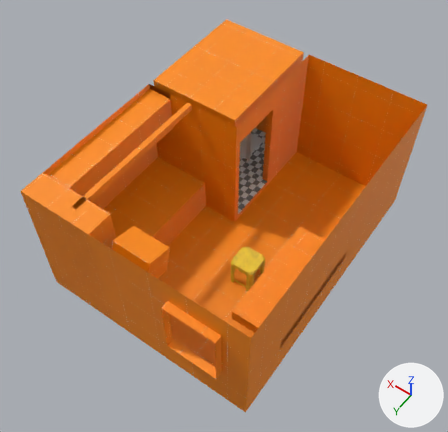
The Blender file assets/scenes/room/model/room.blend as it was, and as the next commit left it.
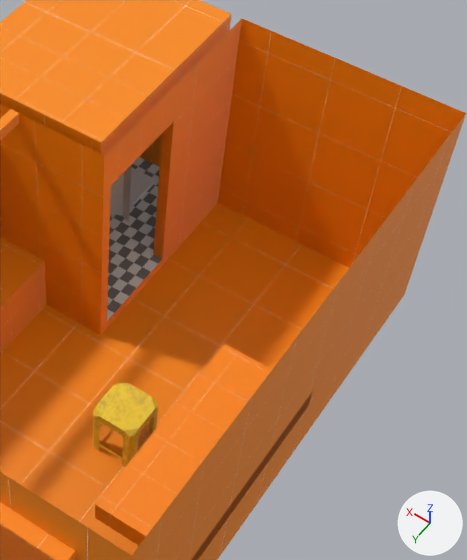
Each version appears first whole from a 50 mm camera at (-17.87, 26.55, 41.72) aimed at (-0.87, 2.75, 4.31), and next in a close-up on the part from 41% to 96% of the width and 10% to 79% of the height. Every picture has the same lights, and +X, +Y and +Z are marked at lower right.

Script lines for the objects in view, before the commit:
```python
me_cube_002 = bpy.data.meshes.new('Cube.002')
me_cube_002.from_pydata(...)  # a box spanning x -4.0..1.0, y -10.0..1.0, z -1.0..2.0
me_cube_002.materials.append(mat_dev)  # picture img_texture_02_png
me_plane_005 = bpy.data.meshes.new('Plane.005')
me_plane_005.from_pydata(...)  # 20 vertices, 9 faces; spans x -0.7..5.0, y -9.0..0.4, z -0.1..0.1
me_plane_007 = bpy.data.meshes.new('Plane.007')
me_plane_007.from_pydata(...)  # 104 vertices, 69 faces; spans x -1.0..1.0, y -1.0..1.0, z -2.6..0.0
me_plane_007.materials.append(mat_material_001)  # picture img_plastic_yellow_png
ob_bed = bpy.data.objects.new('Bed', me_cube_002)
ob_bed.location = (7.0, 10.0, 1.0)
ob_curtain_col = bpy.data.objects.new('Curtain-col', me_plane_005)
ob_curtain_col.location = (3.0, -5.7, 10.0)
ob_curtain_col.rotation_euler = (1.571, 0.0, 0.0)  # degrees (90, 0, 0)
ob_plane_001 = bpy.data.objects.new('Plane.001', me_plane_007)
ob_plane_001.location = (-4.0, 4.0, 2.6)
# also in view: 'Room-col.001' at (-1.0, 1.8, 5.5); 'Room-col' at (4.0, -5.0, 5.5); 'Desk-col' at (-8.0, 4.5, 3.5); 'Toilet' at (5.0, -8.0, -0.3)
```
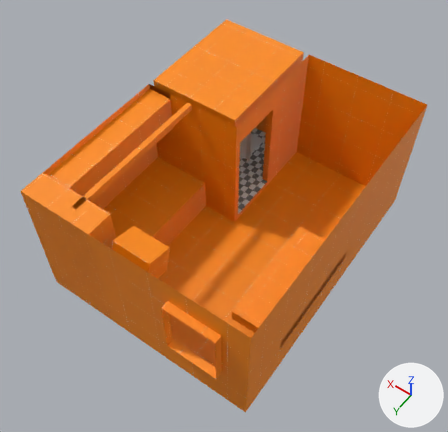
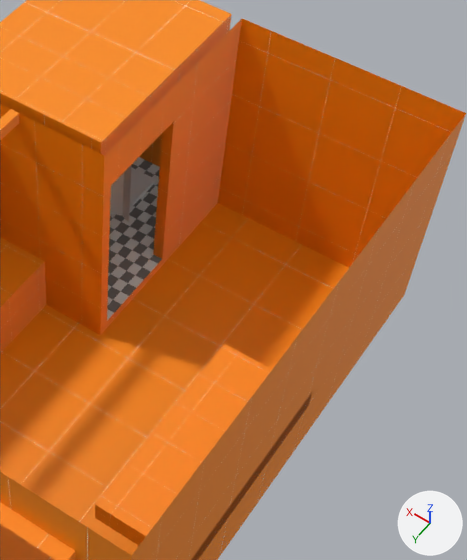
Edits to the scene script, one JSON object a line:
```json
{"op": "remove", "block": "ob_plane_001", "code": ["ob_plane_001 = bpy.data.objects.new('Plane.001', me_plane_007)", "ob_plane_001.location = (-4.0, 4.0, 2.6)"]}
```

What differs and where, as boxes (x1, y1, x2, y2) in the close-ups (467 x 560 px):
```json
{"object": "Plane.001", "change": "deleted", "before": [93, 383, 158, 467], "on screen": "yellow"}
```
